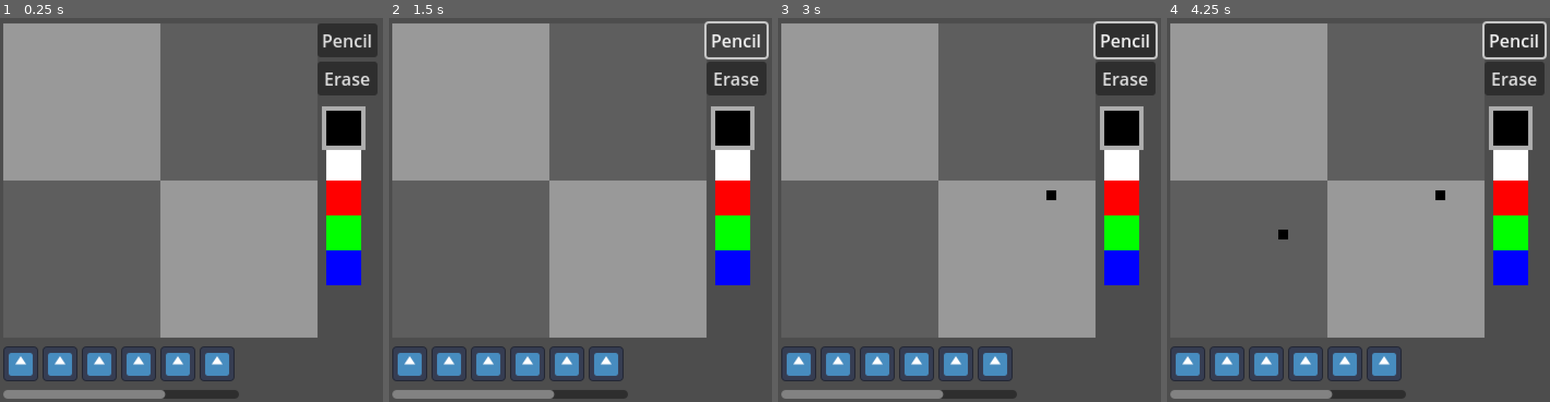
Above: before the commit, frames 1-4 (left to right).
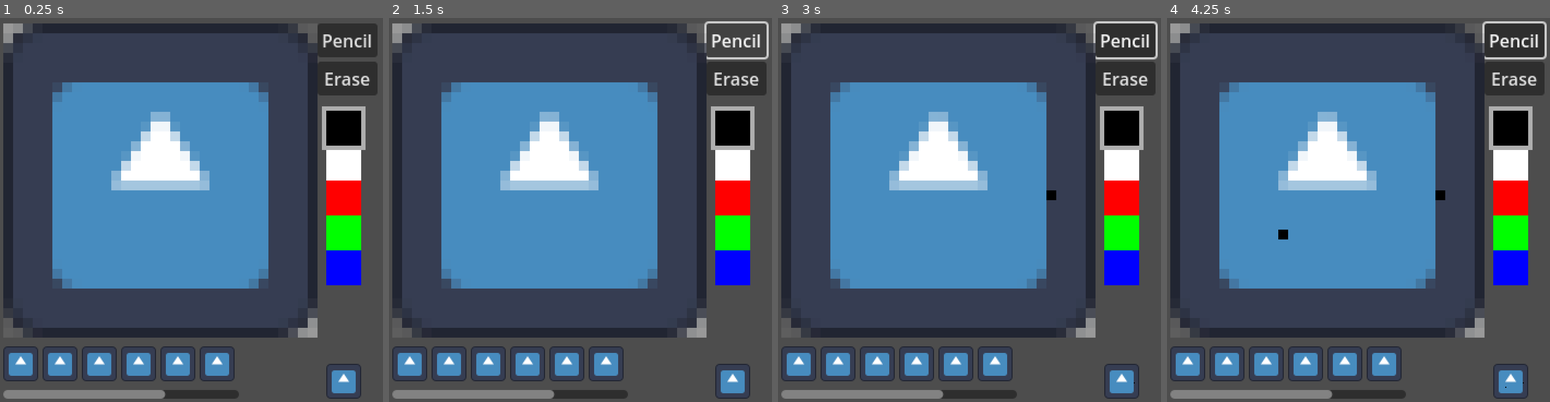
Above: after the commit, the same moments.

Repository: kennethbchen/Fireworkshop-Game
Game: Godot game, scene res://main.tscn
Same seed, same stepped clock (60 frames per second), same inputs: the game is played once before the commit and once after it. The engine's default icon, where the game draws it, is replaced by a stand-in: a white triangle on a blue panel in a dark square.
Inputs (mouse positions are in pixels of both pictures, inside the frame that each line leads up to):
- Up to frame 1 (0.25 s): no input
- Up to frame 2 (1.5 s): click "Pencil" at 0.5 s; click "Pencil" at 1.25 s
- Up to frame 3 (3 s): click "Pencil" at 2 s; tap Enter at 2.75 s; move the mouse to (1053, 190) at 2.77 s; click (1053, 190) at 2.92 s
- Up to frame 4 (4.25 s): tap Space at 3.5 s; move the mouse to (1278, 229) at 3.52 s; click (1278, 229) at 3.67 s

The runs differ from the first frame. In frame 1, 67% of the frame differs, in the area x 0-95%, y 1-100%; in frame 2, 67%; in frame 3, 67%; in frame 4, 67%.

Commit message:
Started implementing drawing on flipbooks defined by player_data

Diff:
--- a/main.tscn
+++ b/main.tscn
@@ -10,20 +10,11 @@
 [ext_resource type="Script" path="res://scripts/swatch_picker.gd" id="6_f3tm5"]
 [ext_resource type="Texture2D" uid="uid://ct8wdx0sna33v" path="res://icon.svg" id="8_75yju"]
 
-[sub_resource type="SpriteFrames" id="SpriteFrames_4ya3g"]
+[sub_resource type="SpriteFrames" id="SpriteFrames_dev2h"]
 animations = [{
 "frames": [{
 "duration": 1.0,
-"texture": null
-}, {
-"duration": 1.0,
-"texture": null
-}, {
-"duration": 1.0,
-"texture": null
-}, {
-"duration": 1.0,
-"texture": null
+"texture": ExtResource("8_75yju")
 }],
 "loop": true,
 "name": &"default",
@@ -54,7 +45,10 @@
 [node name="PlayerData" type="Node" parent="."]
 unique_name_in_owner = true
 script = ExtResource("1_2o573")
-flipbooks = Array[SpriteFrames]([SubResource("SpriteFrames_4ya3g")])
+flipbooks = Array[SpriteFrames]([SubResource("SpriteFrames_dev2h")])
+
+[node name="TempSprite" type="Sprite2D" parent="PlayerData"]
+position = Vector2(320, 336)
 
 [node name="GlobalToolSettings" type="Node" parent="." node_paths=PackedStringArray("swatch_picker")]
 unique_name_in_owner = true
@@ -238,5 +232,6 @@
 layout_mode = 2
 theme_override_styles/separator = SubResource("StyleBoxEmpty_k72q8")
 
+[connection signal="current_frame_changed" from="PlayerData" to="CanvasLayer/DrawingArea" method="_on_current_frame_changed"]
 [connection signal="pressed" from="CanvasLayer/Tools/PencilButton" to="PlayerControls" method="change_tool_from_name" binds= ["pencil"]]
 [connection signal="pressed" from="CanvasLayer/Tools/EraserButton" to="PlayerControls" method="change_tool_from_name" binds= ["eraser"]]
--- a/project.godot
+++ b/project.godot
@@ -19,7 +19,6 @@
 
 window/size/viewport_width=360
 window/size/viewport_height=360
-window/size/always_on_top=true
 window/size/window_width_override=720
 window/size/window_height_override=720
 window/stretch/mode="viewport"
--- a/scripts/drawing_area.gd
+++ b/scripts/drawing_area.gd
@@ -9,14 +9,10 @@
 
 func _ready():
 
-	img = Image.create(width, height, false, Image.FORMAT_BPTC_RGBA)
+	size = Vector2(%PlayerData.frame_width, %PlayerData.frame_height)
 
-	# Image starts as compressed I guess
-	img.decompress()
-
-	texture = ImageTexture.create_from_image(img)
-
-	size = Vector2(width, height)
+func get_current_frame_texture() -> Texture2D:
+	return %PlayerData.get_current_frame()
 
 func set_pixel_from_global_position(pos: Vector2, color: Color):
 
@@ -25,6 +21,9 @@
 
 	var pix_position: Vector2 = get_pix_from_global_position(pos)
 	img.set_pixel(pix_position.x, pix_position.y, color)
+
+	# Update both the current frame in PlayerData and this object's image"res://main.tscn::SpriteFrames_dev2h"
+	get_current_frame_texture().update(img)
 	texture.update(img)
 
 # NOTE: 0 Indexed
@@ -57,5 +56,8 @@
 
 	return true
 
-func _process(delta):
-	pass
+func _on_current_frame_changed(new_idx: int):
+
+	img = get_current_frame_texture().get_image()
+
+	texture = get_current_frame_texture()
--- a/scripts/player_data.gd
+++ b/scripts/player_data.gd
@@ -1,21 +1,64 @@
 extends Node
 
 
-@export var flipbooks: Array[SpriteFrames]
+@export var flipbooks: Array[SpriteFrames] = []
+
+const frame_height: int = 32
+const frame_width: int = 32
 
 var current_flipbook_index = 0
 var current_frame_index = 0
 
-var current_flipbook: SpriteFrames:
-	get:
-		return flipbooks[current_flipbook_index]
-
-var current_frame: Texture2D:
-	get:
-		return current_flipbook.get_frame_texture("default", current_frame_index)
-
-signal current_flipbook_changed(new_index: int)
-signal current_frame_changed(new_index: int)
+signal current_flipbook_changed(flipbook_index: int)
+signal current_frame_changed(frame_index: int)
 
 func _ready():
-	pass # Replace with function body.
+
+	if flipbooks.size() <= 0:
+		append_blank_flipbook()
+
+	select_flipbook(0)
+	select_frame(0)
+
+	$'TempSprite'.texture = get_current_frame()
+
+func get_current_flipbook() -> SpriteFrames:
+	return flipbooks[current_flipbook_index]
+
+func get_current_frame() -> ImageTexture:
+
+
+	if get_current_flipbook().get_frame_texture("default", current_frame_index) is CompressedTexture2D:
+		# Decompress so that we can edit
+		var new_texture = ImageTexture.create_from_image(get_current_flipbook().get_frame_texture("default", current_frame_index).get_image())
+
+		get_current_flipbook().set_frame("default", current_frame_index, new_texture)
+
+	return get_current_flipbook().get_frame_texture("default", current_frame_index)
+
+func select_flipbook(flip_idx: int):
+	if flip_idx >= 0 and flip_idx < flipbooks.size() :
+		current_flipbook_index = flip_idx
+		current_flipbook_changed.emit(flip_idx)
+
+		select_frame(0)
+
+func select_frame(frame_idx: int):
+	if frame_idx >= 0 and frame_idx < get_current_flipbook().get_frame_count("default"):
+		current_frame_index = frame_idx
+		current_frame_changed.emit(frame_idx)
+
+func append_blank_flipbook():
+
+	var new_flipbook: SpriteFrames = SpriteFrames.new()
+	new_flipbook.add_frame("default", create_new_frame())
+	flipbooks.append(new_flipbook)
+
+func create_new_frame(flipbook_index: int = current_flipbook_index) -> ImageTexture:
+
+	var img = Image.create(frame_width, frame_height, false, Image.FORMAT_BPTC_RGBA)
+
+	# Image starts as compressed I guess
+	img.decompress()
+
+	return ImageTexture.create_from_image(img)
